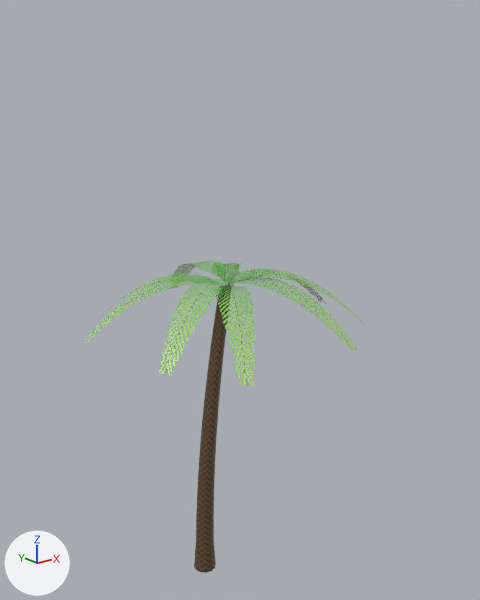
The OBJ model Models/palma/palma.obj, before and after one commit.
Rendered twice from a 50 mm camera at (-5.63, -8.02, 7.93) aimed at (0.9, 0.14, 4.67). Arrows for +X, +Y and +Z are at lower left; the lights stay in place. The older version comes first. Where no turn or scale is listed for an object, it has been applied to the vertices.

In view in the first picture: 'palma'.
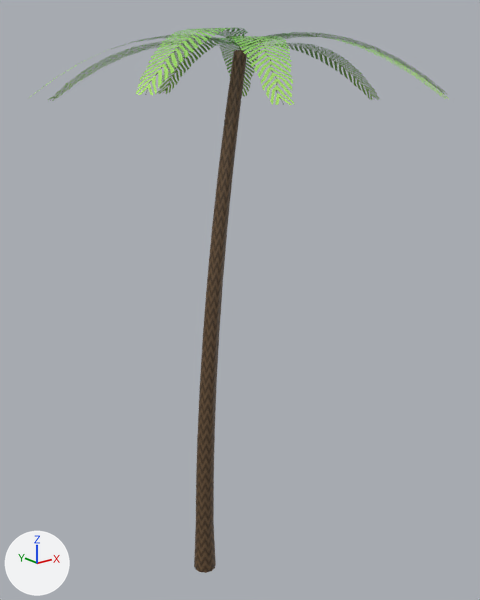
Edits to the bpy script that builds the scene:
```text
Change me_palma:
    used by ob_palma; location = (0.0, 0.0, 0.0)
    remove me_palma.from_pydata(...)  # 294 vertices, 192 faces; spans x -1.64..2.7, y -2.12..2.2, z 0.0..5.22
    add me_palma.from_pydata(...)  # 294 vertices, 192 faces; spans x -2.11..3.8, y -2.89..3.0, z 0.0..8.73
    me_palma part 1: the loose piece of 18 vertices spanning x 0.5..2.7, y -0.34..0.34, z 4.3..5.12 is scaled about its middle by (1.36, 1.33, 1), then moved by (0.7, 0.0, 3.5)
    me_palma part 2: the loose piece of 18 vertices spanning x 0.4..2.03, y -0.08..1.85, z 4.35..5.18 is scaled about its middle by (1.36, 1.36, 1), then moved by (0.56, 0.32, 3.5)
    me_palma part 3: the loose piece of 18 vertices spanning x 0.33..1.1, y -0.02..2.2, z 4.4..5.22 is scaled about its middle by (1.34, 1.36, 1), then moved by (0.38, 0.4, 3.5)
    me_palma part 4: the loose piece of 18 vertices spanning x -1.64..0.54, y -0.12..0.95, z 4.35..5.18 is scaled about its middle by (1.36, 1.35, 1), then moved by (-0.08, 0.15, 3.5)
    me_palma part 5: the loose piece of 18 vertices spanning x -1.48..0.57, y -1.32..0.11, z 4.4..5.22 is scaled about its middle by (1.36, 1.36, 1), then moved by (-0.05, -0.22, 3.5)
    me_palma part 6: the loose piece of 18 vertices spanning x -0.78..0.61, y -2.01..0.07, z 4.3..5.12 is scaled about its middle by (1.35, 1.36, 1), then moved by (0.09, -0.35, 3.5)
    me_palma part 7: the loose piece of 18 vertices spanning x 0.38..1.5, y -2.12..0.05, z 4.35..5.18 is scaled about its middle by (1.35, 1.36, 1), then moved by (0.46, -0.38, 3.5)
    me_palma part 8: the loose piece of 18 vertices spanning x 0.42..2.32, y -1.57..0.1, z 4.4..5.22 is scaled about its middle by (1.36, 1.36, 1), then moved by (0.62, -0.27, 3.5)
    me_palma part 9: 138 of 294 vertices moved; they spanned x -1.11..0.6, y -0.15..1.78, z 0.5..5.12 and now span x -1.39..0.93, y -0.15..2.43, z 0.85..8.62; mean shift (0.11, 0.04, 2.13); largest move (-0.8, 1.78, 4.3) -> (-0.98, 2.43, 7.8)
```

Pixel boxes (x1, y1, x2, y2) of what changed, in the pictures (480 x 600 px; the box of a moved part takes in the faces that stretch with it):
'palma', reshaped (51% wider, 75% taller)
    before: (86, 261, 364, 573)
    after: (29, 27, 449, 573)
part 1 of me_palma, moved or reshaped
    before: (227, 268, 322, 302)
    after: (244, 43, 379, 100)
part 2 of me_palma, moved or reshaped
    before: (212, 263, 241, 287)
    after: (219, 41, 261, 96)
part 3 of me_palma, moved or reshaped
    before: (169, 261, 226, 289)
    after: (157, 37, 239, 94)
part 4 of me_palma, moved or reshaped
    before: (86, 275, 219, 342)
    after: (29, 35, 237, 98)
part 5 of me_palma, moved or reshaped
    before: (159, 279, 230, 376)
    after: (136, 27, 248, 95)
part 6 of me_palma, moved or reshaped
    before: (215, 286, 255, 386)
    after: (226, 36, 295, 105)
part 7 of me_palma, moved or reshaped
    before: (230, 277, 358, 352)
    after: (242, 34, 449, 99)
part 8 of me_palma, moved or reshaped
    before: (228, 269, 364, 325)
    after: (252, 32, 447, 94)
part 9 of me_palma, moved or reshaped
    before: (101, 273, 232, 573)
    after: (48, 41, 247, 573)
